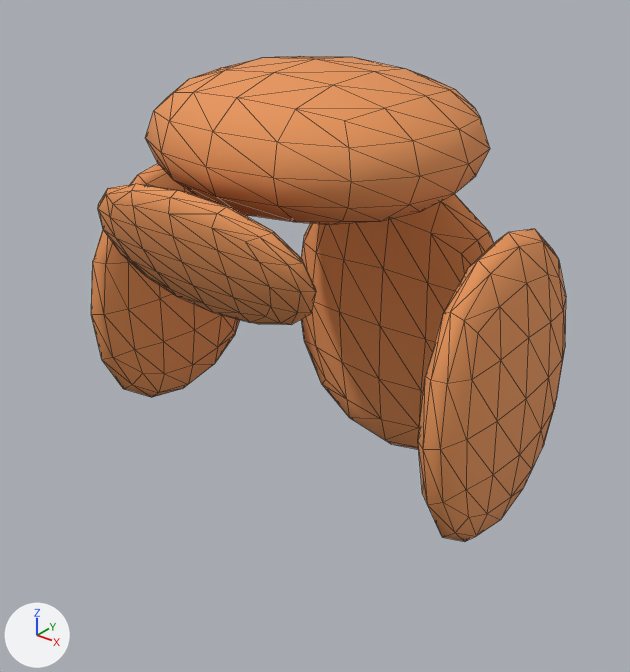
The glTF model public/assets/models/characters/wardrobe/hair-bob-red.glb as it was, and as the next commit left it.
One viewpoint serves both versions: a camera (50 mm lens) standing at (0.435, -0.532, 0.445) and looking at (0.007, 0.003, 0.114). The lights are fixed; the arrows at lower left show +X, +Y and +Z. The older version comes first. Mesh edges are drawn as thin lines. Vertices at exactly the same position are counted once.

Names of what the first picture shows: 'hair_back', 'hair_crown', 'hair_curtain_-1', 'hair_curtain_1', 'hair_fringe'.
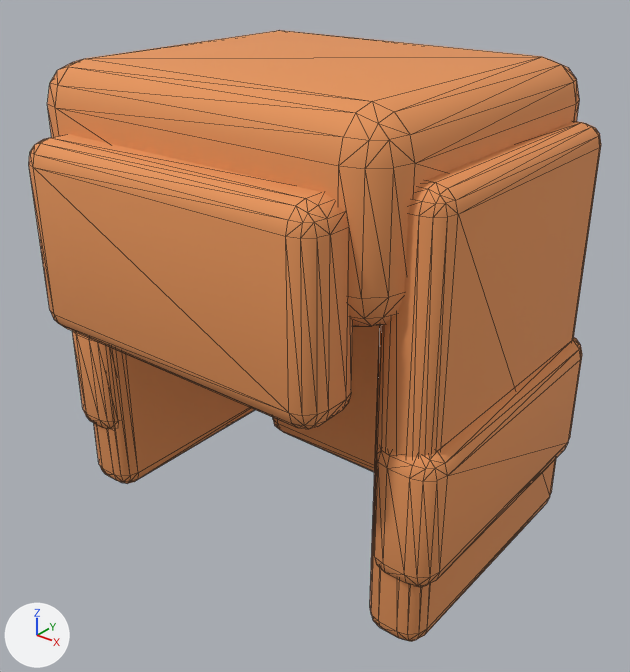
What differs and where, as boxes [x1, y1, x2, y2] in the pictures (630 x 672 px):
'hair_top', added (orange): after [47, 30, 580, 326]
'hair_fringe', reshaped (48% wider, 108% taller): before [98, 184, 316, 325]; after [29, 134, 353, 429]
'hair_side_1', added (brown): after [370, 121, 601, 642]
'hair_crown', deleted (orange): before [145, 56, 490, 225]
'hair_curtain_1', reshaped (41% wider, 20% shorter): before [418, 229, 566, 542]; after [373, 337, 582, 587]
'hair_back', reshaped: before [301, 194, 494, 450]; after [273, 325, 380, 472]
'hair_curtain_-1', reshaped: before [91, 164, 248, 397]; after [72, 331, 119, 429]
'hair_side_-1', added (brown): after [94, 347, 255, 484]
part 2 of me_hair_fringe, deleted (brown): before [98, 184, 316, 325]
part 3 of me_hair_fringe, added (orange): after [29, 134, 353, 429]

What changed in the scene script:
```text
Change me_hair_fringe:
    used by ob_hair_fringe; location = (0.0, 0.0, 0.0)
    remove me_hair_fringe.from_pydata(...)  # 98 vertices, 192 faces; spans x -0.107..0.107, y -0.148..-0.096, z 0.17..0.275
    add me_hair_fringe.from_pydata(...)  # 96 vertices, 188 faces; spans x -0.14..0.14, y -0.168..-0.112, z 0.14..0.295
    me_hair_fringe part 2: 98 vertices removed from x -0.107..0.107, y -0.148..-0.096, z 0.17..0.275
    me_hair_fringe part 3: 96 vertices added at x -0.14..0.14, y -0.168..-0.112, z 0.14..0.295
Change me_hair_curtain__1:
    used by ob_hair_curtain__1; location = (0.0, 0.0, 0.0)
    remove me_hair_curtain__1.from_pydata(...)  # 98 vertices, 192 faces; spans x -0.201..-0.155, y -0.092..0.122, z -0.011..0.241
    add me_hair_curtain__1.from_pydata(...)  # 96 vertices, 188 faces; spans x -0.198..-0.142, y -0.11..0.146, z 0.0..0.12
    me_hair_curtain__1 part 4: 98 vertices removed from x -0.201..-0.155, y -0.092..0.122, z -0.011..0.241; 96 vertices added at x -0.198..-0.142, y -0.11..0.146, z 0.0..0.12
Change me_hair_curtain_1:
    used by ob_hair_curtain_1; location = (0.0, 0.0, 0.0)
    remove me_hair_curtain_1.from_pydata(...)  # 98 vertices, 192 faces; spans x 0.155..0.201, y -0.092..0.122, z -0.011..0.241
    add me_hair_curtain_1.from_pydata(...)  # 96 vertices, 188 faces; spans x 0.142..0.198, y -0.11..0.146, z 0.0..0.12
    me_hair_curtain_1 part 5: 98 vertices removed from x 0.155..0.201, y -0.092..0.122, z -0.011..0.241; 96 vertices added at x 0.142..0.198, y -0.11..0.146, z 0.0..0.12
Change me_hair_back:
    used by ob_hair_back; location = (0.0, 0.0, 0.0)
    remove me_hair_back.from_pydata(...)  # 98 vertices, 192 faces; spans x -0.128..0.128, y 0.114..0.172, z -0.071..0.231
    add me_hair_back.from_pydata(...)  # 96 vertices, 188 faces; spans x -0.153..0.153, y 0.11..0.17, z -0.1..0.3
    me_hair_back part 1: 98 vertices removed from x -0.128..0.128, y 0.114..0.172, z -0.071..0.231; 96 vertices added at x -0.153..0.153, y 0.11..0.17, z -0.1..0.3
Add me_hair_side_1:
    me_hair_side_1.from_pydata(...)  # 96 vertices, 188 faces; spans x 0.139..0.189, y -0.105..0.141, z -0.06..0.3
    me_hair_side_1.materials.append(mat_charmat)
Add me_hair_side__1:
    me_hair_side__1.from_pydata(...)  # 96 vertices, 188 faces; spans x -0.189..-0.139, y -0.105..0.141, z -0.06..0.3
    me_hair_side__1.materials.append(mat_charmat)
Add me_hair_top:
    me_hair_top.from_pydata(...)  # 96 vertices, 188 faces; spans x -0.166..0.166, y -0.134..0.158, z 0.2..0.345
    me_hair_top.materials.append(mat_charmat)
Remove ob_hair_crown:
    ob_hair_crown = bpy.data.objects.new('hair_crown', me_hair_crown)
    ob_hair_crown.location = (0.0, 0.0, 0.0)
Add ob_hair_side_1:
    ob_hair_side_1 = bpy.data.objects.new('hair_side_1', me_hair_side_1)
    ob_hair_side_1.location = (0.0, 0.0, 0.0)
Add ob_hair_side__1:
    ob_hair_side__1 = bpy.data.objects.new('hair_side_-1', me_hair_side__1)
    ob_hair_side__1.location = (0.0, 0.0, 0.0)
Add ob_hair_top:
    ob_hair_top = bpy.data.objects.new('hair_top', me_hair_top)
    ob_hair_top.location = (0.0, 0.0, 0.0)
```
